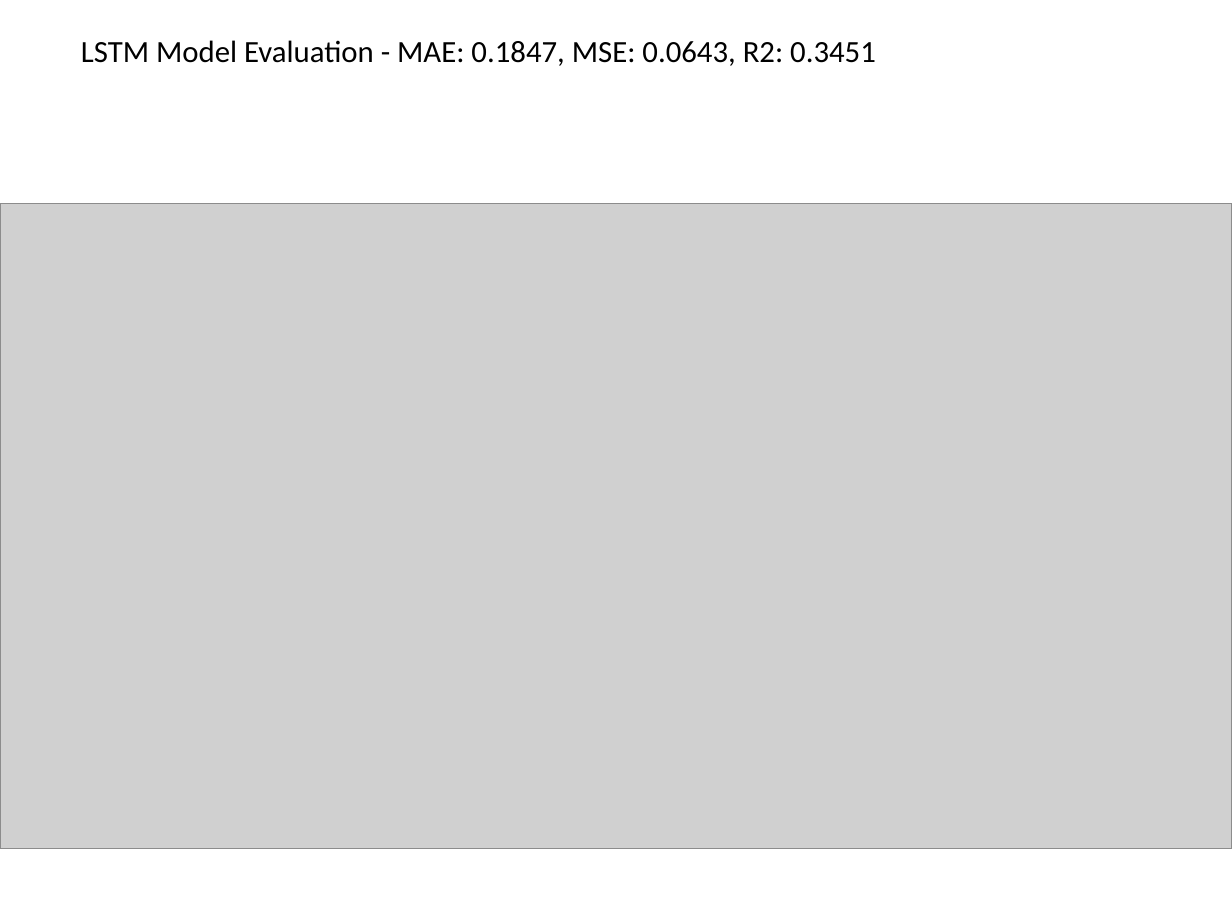
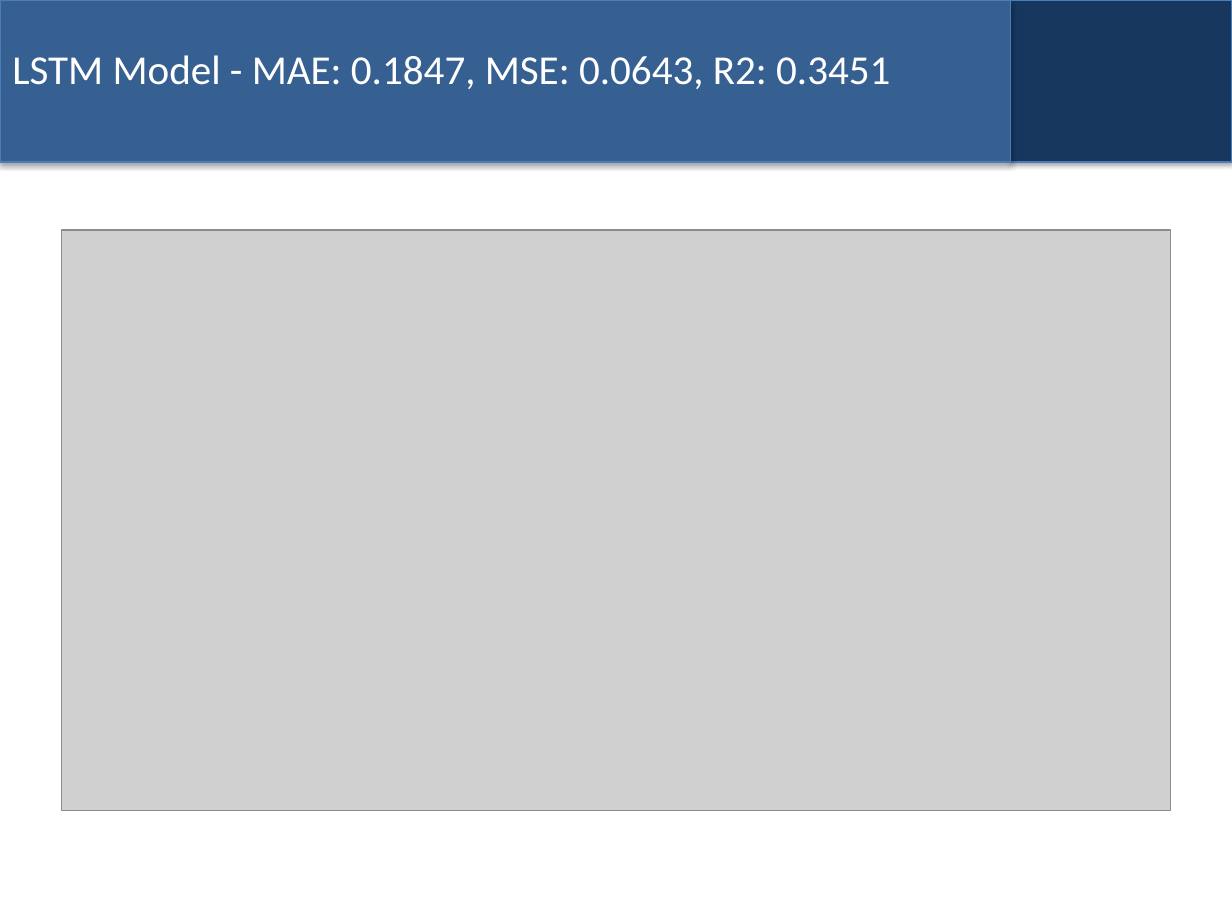
Before and after one commit to bhusalgokarna/Ds_FinalProject, a slide deck: slide 23 of models/Time_Series_EDA_Forecasting_Model_.pptx. Drawn at 1232x924 pixels with LibreOffice and Linux fonts; fonts in the diff are those of the drawing; grey boxes stand for pictures. Boxes give left, top, right and bottom in pixels: in the first picture for what was removed or moved away, otherwise in the second. Text is boxed around its words. In the diff, an @@ line names an element or a change of style, - is before the commit and + after.

```diff
--- a/models/Time_Series_EDA_Forecasting_Model_.pptx
+++ b/models/Time_Series_EDA_Forecasting_Model_.pptx
@@ rectangle added at (0,0,1010,161), fill #376092, outline #4B7EBC 0.75 pt @@
@@ rectangle added at (1010,0,1232,161), fill #17375E, outline #4B7EBC 0.75 pt @@
@@ title "LSTM Model - MAE: 0.1847, ..." at (12,55,890,89): vertical alignment top to middle @@
@@ title at (12,55,890,89): text changed; size 18 to 24 pt; text colour #000000 to #FFFFFF @@
-LSTM Model Evaluation - MAE: 0.1847, MSE: 0.0643, R2: 0.3451
+LSTM Model - MAE: 0.1847, MSE: 0.0643, R2: 0.3451
@@ picture: place and size @@
-picture at (0,203,1232,849)
+picture at (62,230,1170,811)
```
Also in this commit, not shown: 22 other slides changed, 2 slides added, 2 slides removed, 1 other file.
